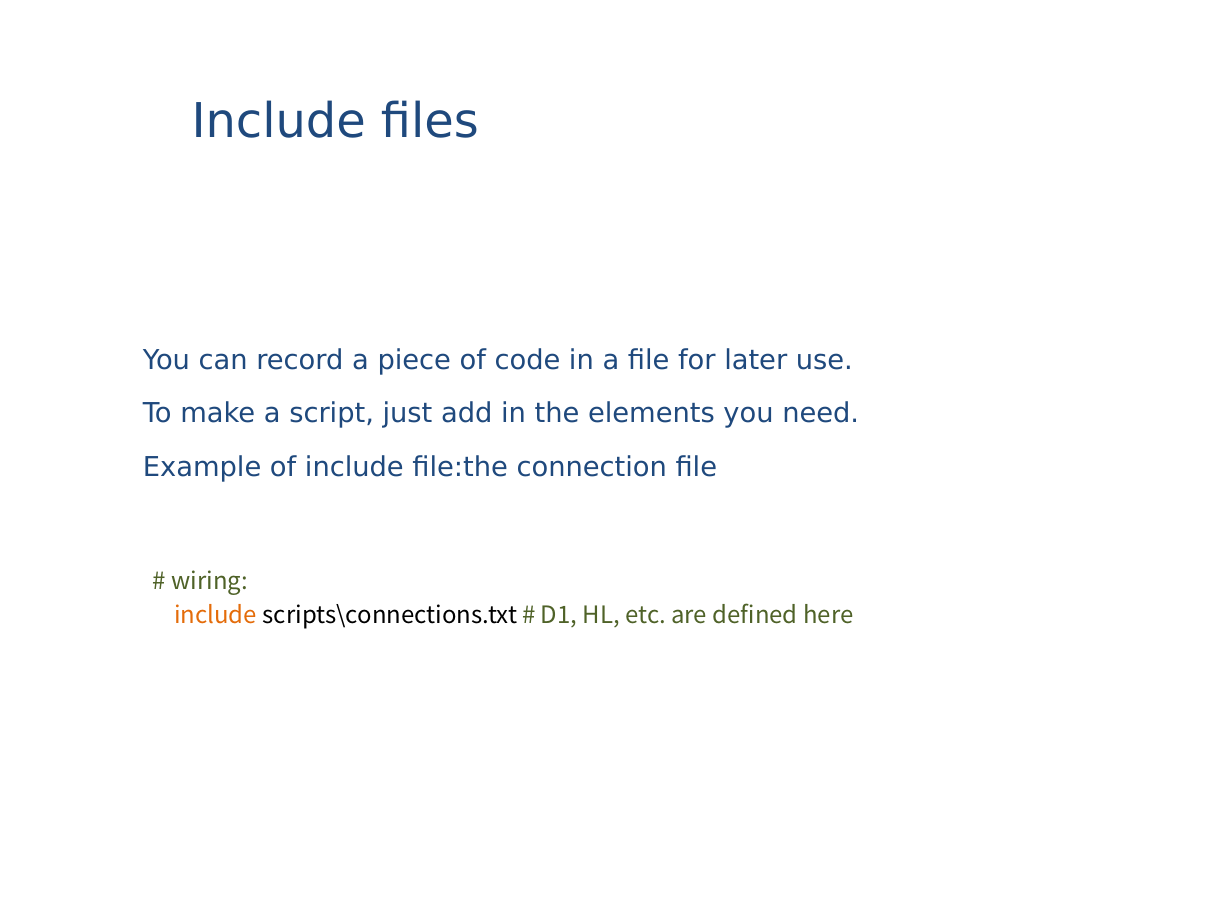
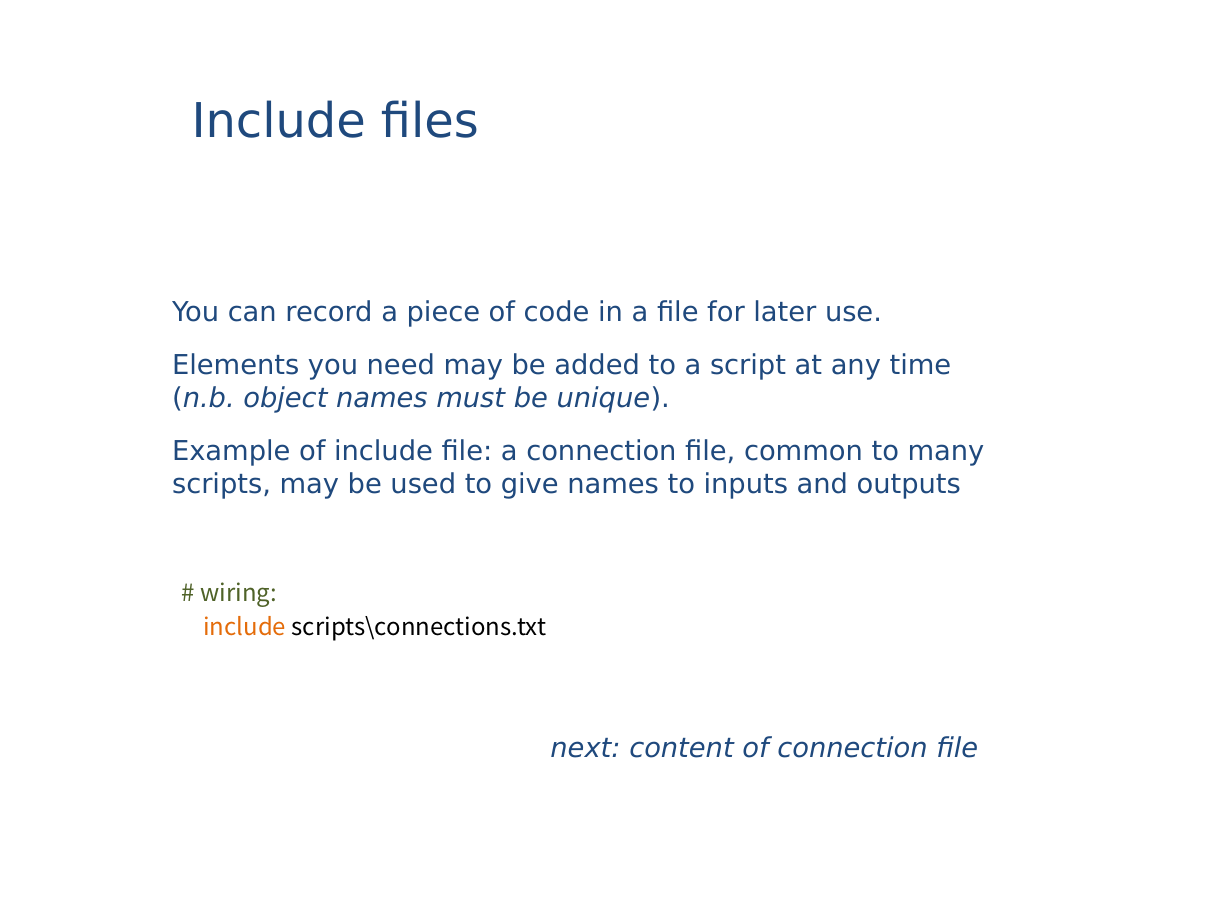
Before and after one commit to MarchandAlain/Whand, a slide deck: slide 11 of Introduction to Whand.ppt (slide 8 before the commit). Drawn at 1232x924 pixels with LibreOffice and Linux fonts; fonts in the diff are those of the drawing. Boxes give left, top, right and bottom in pixels: in the first picture for what was removed or moved away, otherwise in the second. Text is boxed around its words. In the diff, an @@ line names an element or a change of style, - is before the commit and + after.

```diff
--- a/Introduction to Whand.ppt
+++ b/Introduction to Whand.ppt
@@ text "You can record a piece ...": place and size @@
-text "You can record a piece ..." at box(143, 348, 859, 482)
+text "You can record a piece ..." at box(172, 300, 985, 499)
@@ text at box(172, 353, 985, 499): text changed @@
-To make a script, just add in the elements you need.
-Example of include file:the connection file
+Elements you need may be added to a script at any time (n.b. object names must be unique).
+Example of include file: a connection file, common to many scripts, may be used to give names to inputs and outputs
@@ text "# wiring:": place and size @@
-text "# wiring:" at box(171, 570, 853, 629)
+text "# wiring:" at box(200, 582, 546, 641)
@@ text at box(203, 616, 546, 641): text changed; text colour #4F6228 to #000000 @@
-include scripts\connections.txt # D1, HL, etc. are defined here
+include scripts\connections.txt
@@ text added at box(550, 736, 978, 758), 16 pt, text #1F497D, italic @@
+next: content of connection file
```
Also in this commit, not shown: 15 other slides changed, 1 slide added.
